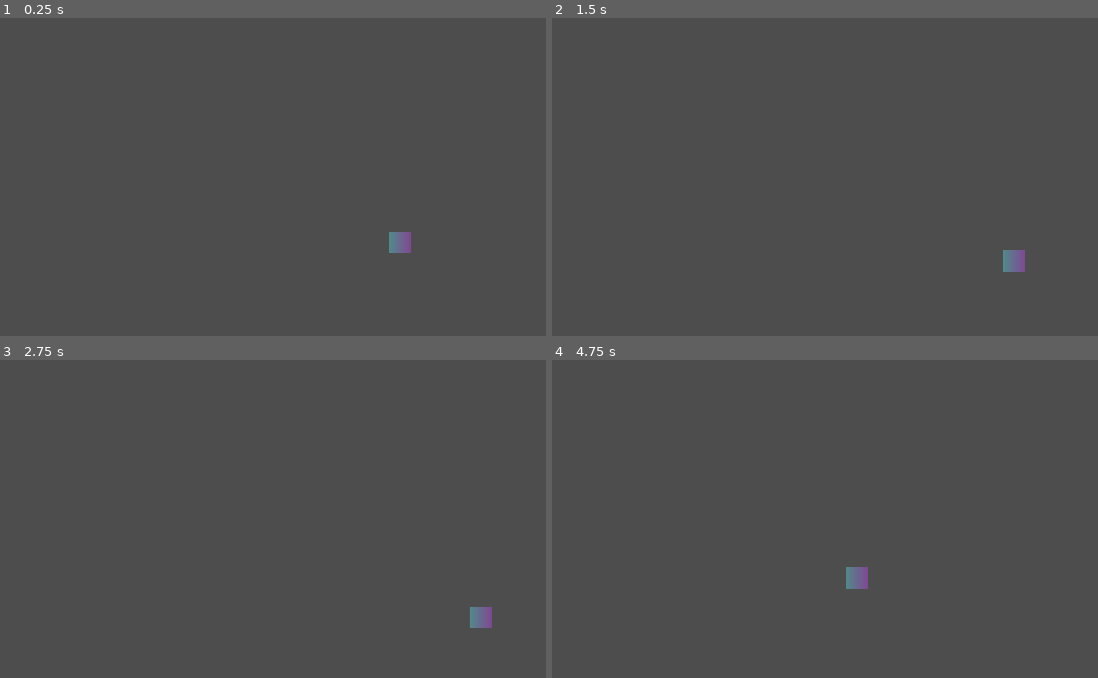
Above: before the commit, frames 1-4 (two rows, left to right).
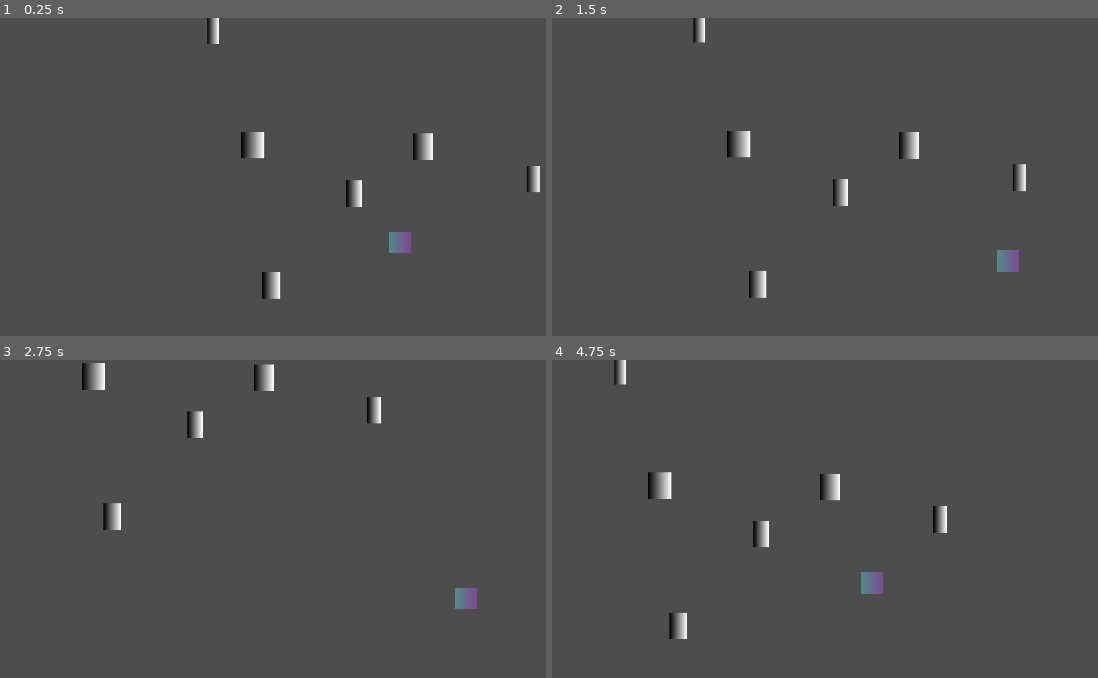
Above: after the commit, the same moments.

Repository: PatrikS24/GMTK26
Game: Godot game, scene res://state/main_state.tscn
The game is run twice, just before and just after one commit, with the same random seed, the same clock (stepped at 60 frames per second) and the same inputs.
Inputs:
- Up to frame 1 (0.25 s): no input
- Up to frame 2 (1.5 s): tap Enter at 0.5 s; hold Right (ui_right) 0.53-1.28 s; hold Down (ui_down) from 1.28 s (still down)
- Up to frame 3 (2.75 s): release Down (ui_down) at 2.03 s; hold Right (ui_right) from 2.03 s (still down)
- Up to frame 4 (4.75 s): release Right (ui_right) at 2.78 s; hold Up (ui_up) 2.78-3.53 s; hold Left (ui_left) from 3.53 s (still down)

The runs differ from the first frame. In frame 1, 1.3% of the frame differs, in the area x 37-99%, y 0-89%; in frame 2, 1.4%; in frame 3, 1.7%; in frame 4, 1.8%, in the area x 11-73%, y 0-88%.

Commit message:
Made camera better

Diff:
--- a/actors/camera_controller.gd
+++ b/actors/camera_controller.gd
@@ -1,19 +1,23 @@
 extends Node2D
 
-@export var target: Node2D
+@export var target: CharacterBody2D
 
 @export var stiffness: float = 12.0
 @export var damping: float = 6.0
 @export var max_speed: float = 250.0
+@export var max_distance: float = 300
 
 var velocity := Vector2.ZERO
 
-func _process(delta: float) -> void:
+func _physics_process(delta: float) -> void:
 	var offset = target.position - position
 
+	var distance = offset.length()
 	var force = offset * stiffness
+
+	if distance > max_distance:
+		force *= 1.0 + (distance - max_distance) / max_distance
+
 	force -= velocity * damping
 	velocity += force * delta
-	velocity = velocity.limit_length(max_speed)
-
 	position += velocity * delta
--- a/state/main_state.tscn
+++ b/state/main_state.tscn
@@ -2,6 +2,11 @@
 
 [ext_resource type="PackedScene" uid="uid://currq2cjuv0k2" path="res://actors/player.tscn" id="1_k6isv"]
 [ext_resource type="Script" uid="uid://qxv5v0stm1gx" path="res://actors/camera_controller.gd" id="3_06sgl"]
+
+[sub_resource type="Gradient" id="Gradient_axfo2"]
+
+[sub_resource type="GradientTexture2D" id="GradientTexture2D_24ut0"]
+gradient = SubResource("Gradient_axfo2")
 
 [node name="MainState" type="Node" unique_id=759595364]
 
@@ -15,4 +20,34 @@
 
 [node name="Camera2D" type="Camera2D" parent="Game/CameraController" unique_id=1101314332]
 
+[node name="Sprite2D" type="Sprite2D" parent="Game" unique_id=531860446]
+position = Vector2(-353, -234)
+scale = Vector2(0.8701357, 1)
+texture = SubResource("GradientTexture2D_24ut0")
+
+[node name="Sprite2D" type="Sprite2D" parent="Game/Sprite2D" unique_id=476481995]
+position = Vector2(470.04156, 2.9999847)
+scale = Vector2(0.8701357, 1)
+texture = SubResource("GradientTexture2D_24ut0")
+
+[node name="Sprite2D" type="Sprite2D" parent="Game/Sprite2D/Sprite2D" unique_id=519256321]
+position = Vector2(-480.75897, 334)
+scale = Vector2(0.8701357, 1)
+texture = SubResource("GradientTexture2D_24ut0")
+
+[node name="Sprite2D" type="Sprite2D" parent="Game/Sprite2D/Sprite2D/Sprite2D" unique_id=2086431769]
+position = Vector2(302.05933, -220.99998)
+scale = Vector2(0.8701357, 1)
+texture = SubResource("GradientTexture2D_24ut0")
+
+[node name="Sprite2D" type="Sprite2D" parent="Game/Sprite2D/Sprite2D/Sprite2D/Sprite2D" unique_id=635177280]
+position = Vector2(750.1022, -35)
+scale = Vector2(0.8701357, 1)
+texture = SubResource("GradientTexture2D_24ut0")
+
+[node name="Sprite2D" type="Sprite2D" parent="Game/Sprite2D/Sprite2D/Sprite2D/Sprite2D/Sprite2D" unique_id=955653725]
+position = Vector2(-1541.6698, -357)
+scale = Vector2(0.8701357, 1)
+texture = SubResource("GradientTexture2D_24ut0")
+
 [node name="UI" type="Node" parent="." unique_id=907819780]
